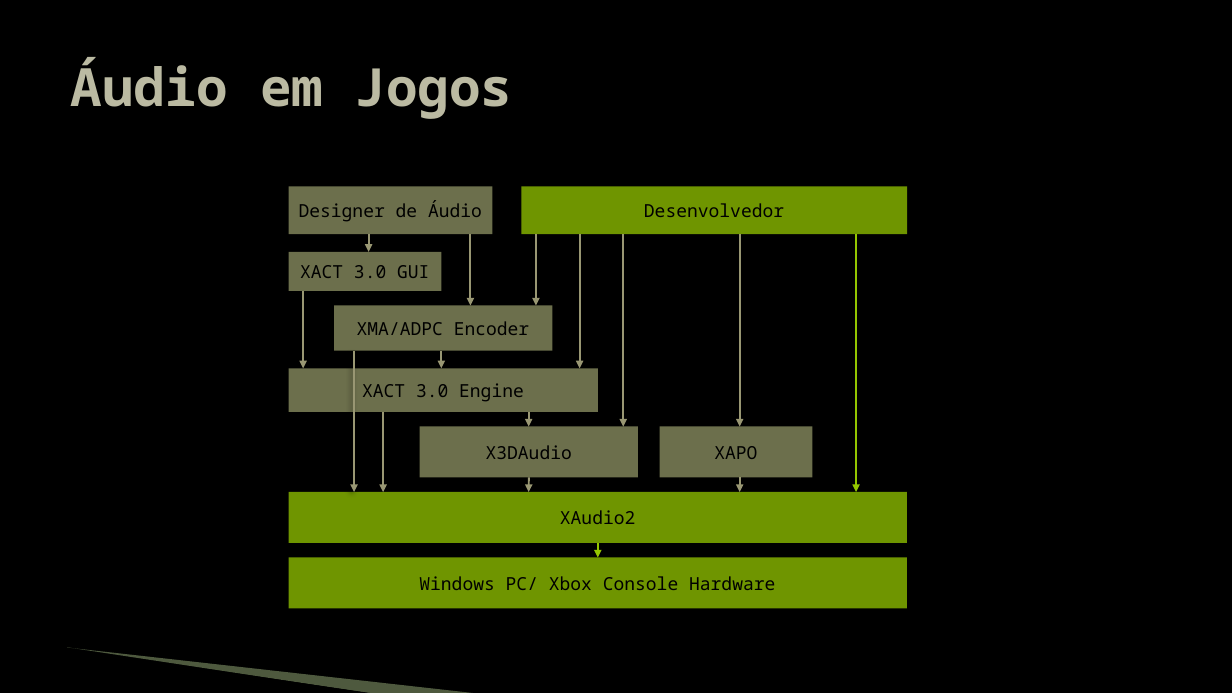
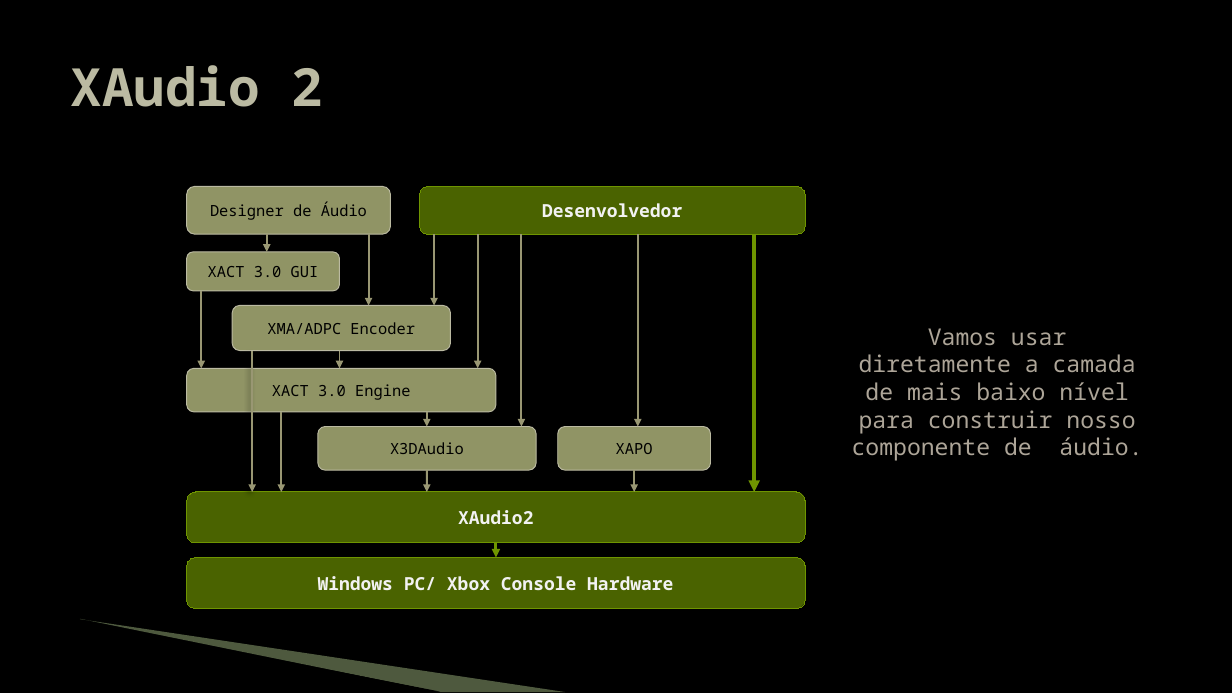
Before and after one commit to JudsonSS/Jogos, a slide deck: slide 11 of Slides/15. Reprodução de Áudio.pptx. Drawn at 1232x693 pixels with LibreOffice and Linux fonts; fonts in the diff are those of the drawing; background and template pictures are left out. Boxes give left, top, right and bottom in pixels: in the first picture for what was removed or moved away, otherwise in the second. Text is boxed around its words. In the diff, an @@ line names an element or a change of style, - is before the commit and + after.

```diff
--- a/Slides/15. Reprodução de Áudio.pptx
+++ b/Slides/15. Reprodução de Áudio.pptx
@@ title at [71, 65, 324, 107]: text changed @@
-Áudio em Jogos
+XAudio 2
@@ text colour #000000 to #F2F2F2, bold on; rectangle to rounded rectangle; fill #6F9400 to #4A6300; outline none to #6F9400 0.75 pt; shadow off in 3 elements at [187, 492, 805, 543], [187, 557, 805, 608], [420, 187, 805, 235] @@
@@ 4 arrows, 1 rounded rectangle: place and size @@
-4 arrows, 1 rounded rectangle at [335, 234, 857, 492]
+4 arrows, 1 rounded rectangle at [232, 234, 754, 492]
@@ arrow (754, 234) - (754, 492): stroke #94C600 1.5 pt to #6F9400 3 pt @@
@@ text added at [852, 328, 1142, 461], 18 pt, text #ADA598 @@
+Vamos usar diretamente a camada de mais baixo nível para construir nosso componente de áudio.
@@ rounded rectangle "X3DAudio": place and size @@
-rounded rectangle "X3DAudio" at [420, 427, 638, 478]
+rounded rectangle "X3DAudio" at [318, 427, 536, 470]
@@ size 14 to 12 pt; rectangle to rounded rectangle; fill #6C6F4C to #909465; outline none to #BBBAA2 0.75 pt; shadow changed in 6 elements at [187, 187, 390, 235], [187, 252, 339, 291], [187, 369, 496, 412], [232, 306, 450, 351], [318, 427, 536, 470], [558, 427, 711, 470] @@
@@ rounded rectangle "XAPO": place and size @@
-rounded rectangle "XAPO" at [660, 427, 812, 478]
+rounded rectangle "XAPO" at [558, 427, 711, 470]
@@ arrow moved from (529, 478) - (529, 492) to (427, 470) - (427, 492) @@
@@ arrow moved from (740, 478) - (740, 492) to (634, 470) - (634, 492) @@
@@ 9 arrows, 6 rounded rectangles: place and size @@
-9 arrows, 6 rounded rectangles at [288, 187, 907, 608]
+9 arrows, 6 rounded rectangles at [187, 187, 805, 608]
@@ arrow (496, 543) - (496, 557): stroke #94C600 1.5 pt to #6F9400 2.25 pt @@
@@ freeform shape: place and size @@
-freeform shape at [66, 649, 374, 693]
+freeform shape at [78, 621, 440, 692]
@@ freeform shape: place and size @@
-freeform shape at [67, 648, 481, 693]
+freeform shape at [80, 619, 566, 692]
```
Also in this commit, not shown: 19 other slides changed.
